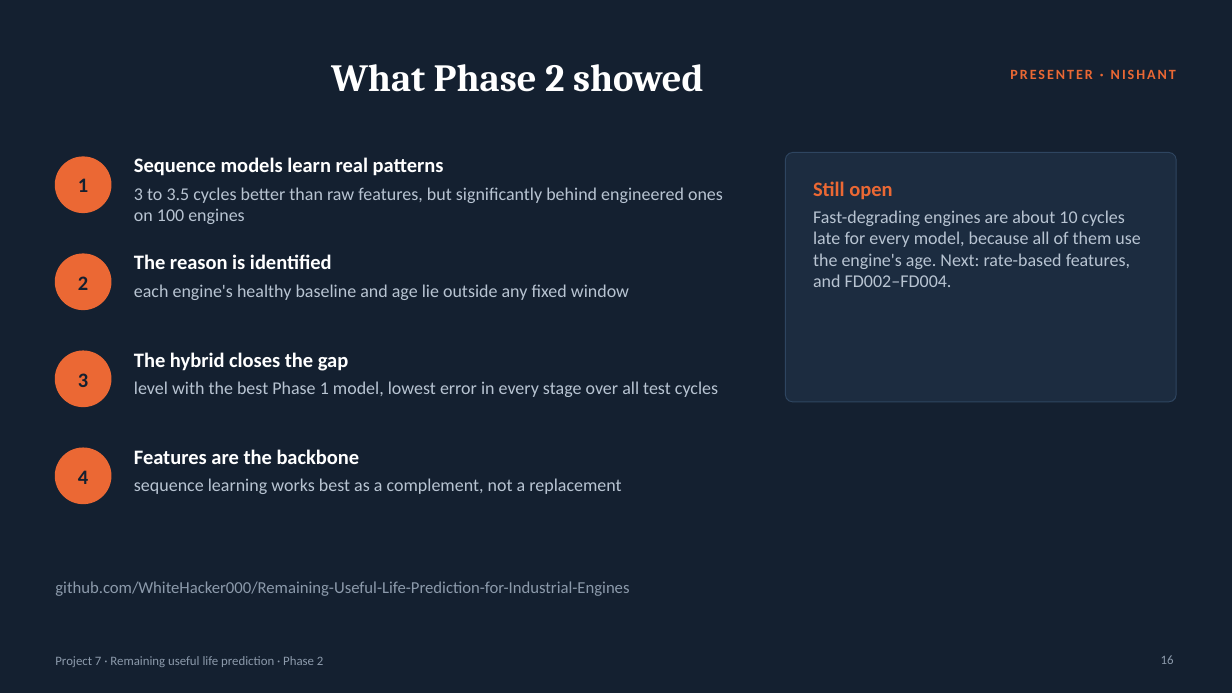
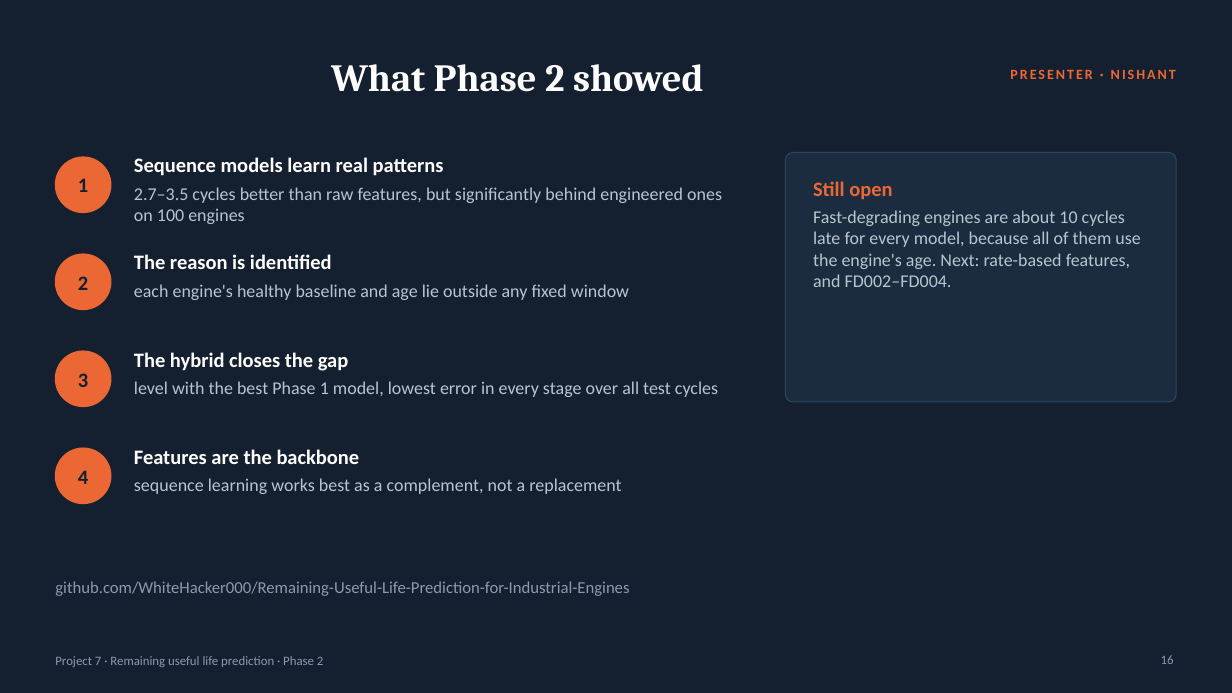
Before and after one commit to WhiteHacker000/Remaining-Useful-Life-Prediction-for-Industrial-Engines, a slide deck: slide 16 of presentation/RUL_Prediction_Phase2.pptx. Drawn at 1232x693 pixels with LibreOffice and Linux fonts; fonts in the diff are those of the drawing. Boxes give left, top, right and bottom in pixels: in the first picture for what was removed or moved away, otherwise in the second. Text is boxed around its words. In the diff, an @@ line names an element or a change of style, - is before the commit and + after.

Commit message:
Correct saliency ranking and test-set gap; restore notebook 09 owner line
- Saliency: core speed Nc (s_9) ranks first, then NRf, P30 and T50
  (README, report, notebook 10, slides 15-16)
- Sequence-only vs raw features on the test set: 2.7-3.5 cycles
- Slide 12: clarify training-time comparison
- Notebook 09: restore owner line (Dev Tyagi)

```diff
--- a/presentation/RUL_Prediction_Phase2.pptx
+++ b/presentation/RUL_Prediction_Phase2.pptx
@@ text at [134, 187, 722, 224]: text changed @@
-3 to 3.5 cycles better than raw features, but significantly behind engineered ones on 100 engines
+2.7–3.5 cycles better than raw features, but significantly behind engineered ones on 100 engines
```
Also in this commit, not shown: 5 other slides changed, 6 other files.
